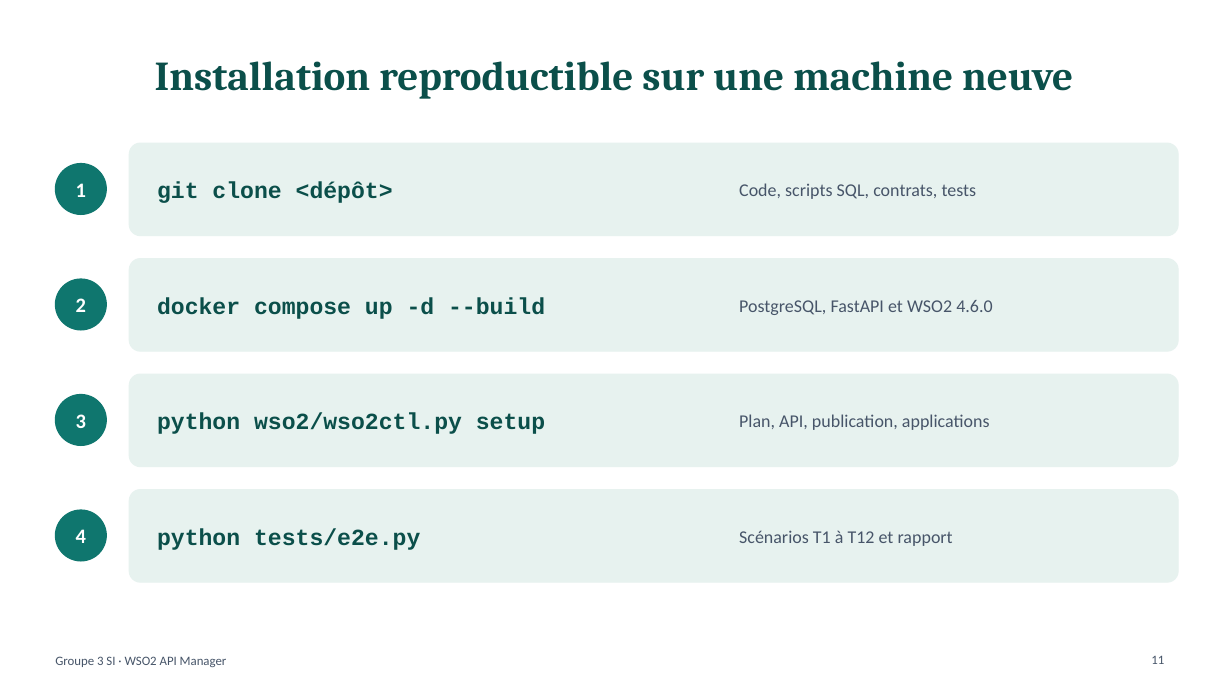
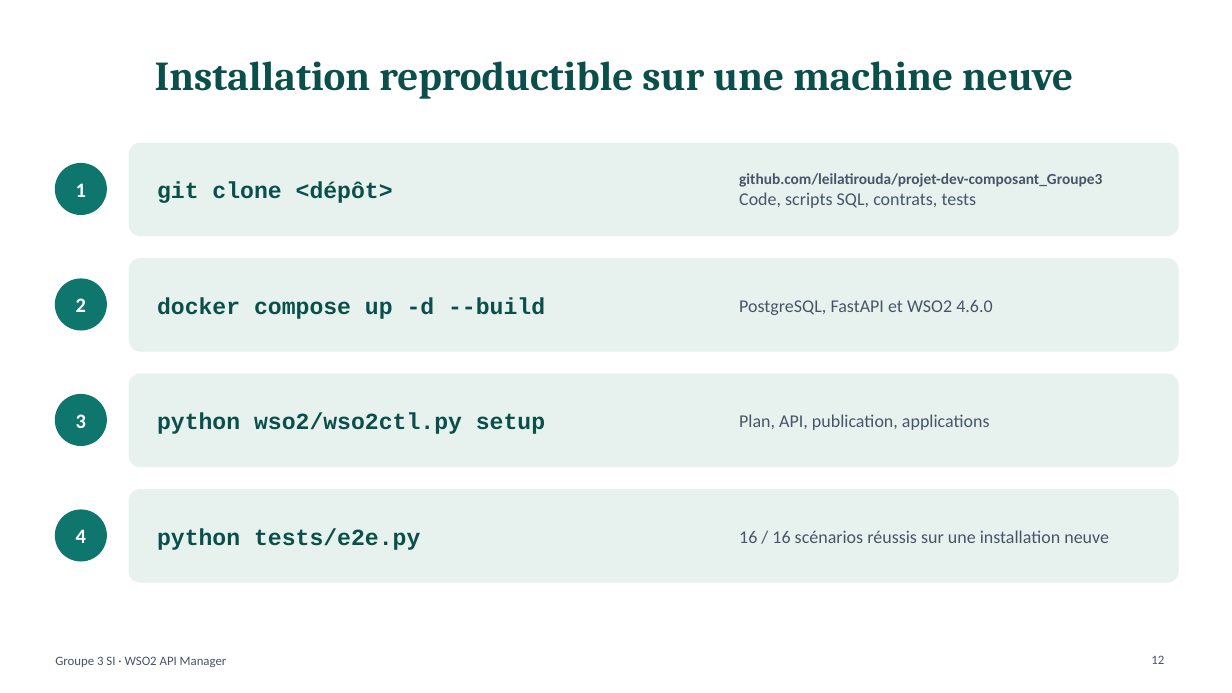
Before and after one commit to leilatirouda/projet-dev-composant_Groupe3, a slide deck: slide 12 of presentation/groupe3-si-wso2.pptx (slide 11 before the commit). Drawn at 1232x693 pixels with LibreOffice and Linux fonts; fonts in the diff are those of the drawing. Boxes give left, top, right and bottom in pixels: in the first picture for what was removed or moved away, otherwise in the second. Text is boxed around its words. In the diff, an @@ line names an element or a change of style, - is before the commit and + after.

```diff
--- a/presentation/groupe3-si-wso2.pptx
+++ b/presentation/groupe3-si-wso2.pptx
@@ text at <box>739,173,1102,187</box>: paragraph added @@
+github.com/leilatirouda/projet-dev-composant_Groupe3
@@ text at <box>739,530,1109,543</box>: text changed @@
-Scénarios T1 à T12 et rapport
+16 / 16 scénarios réussis sur une installation neuve
@@ page number at <box>1151,655,1164,664</box>: text changed @@
-11
+12
```
Also in this commit, not shown: 4 other slides changed, 1 slide added, 5 other files.
